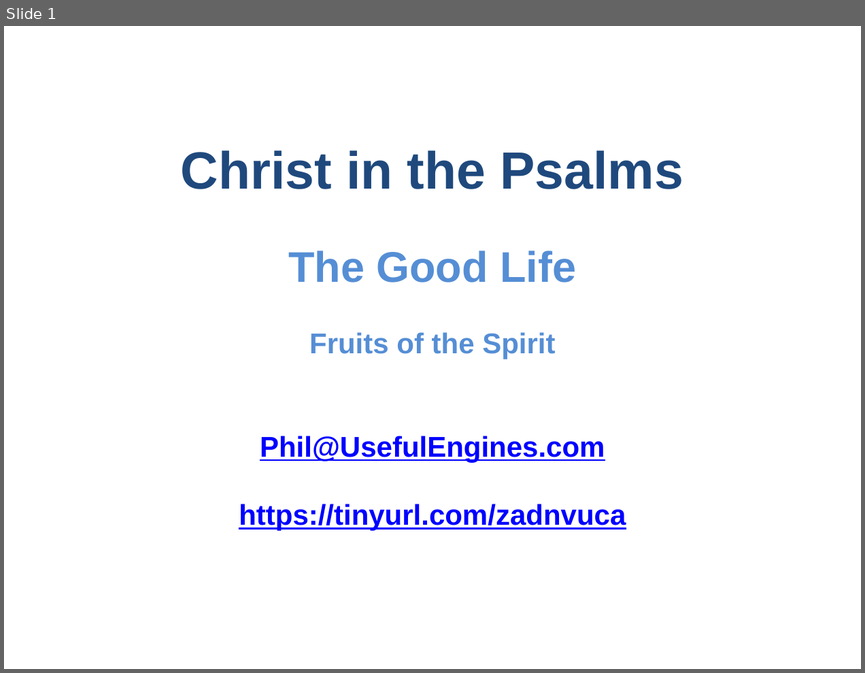
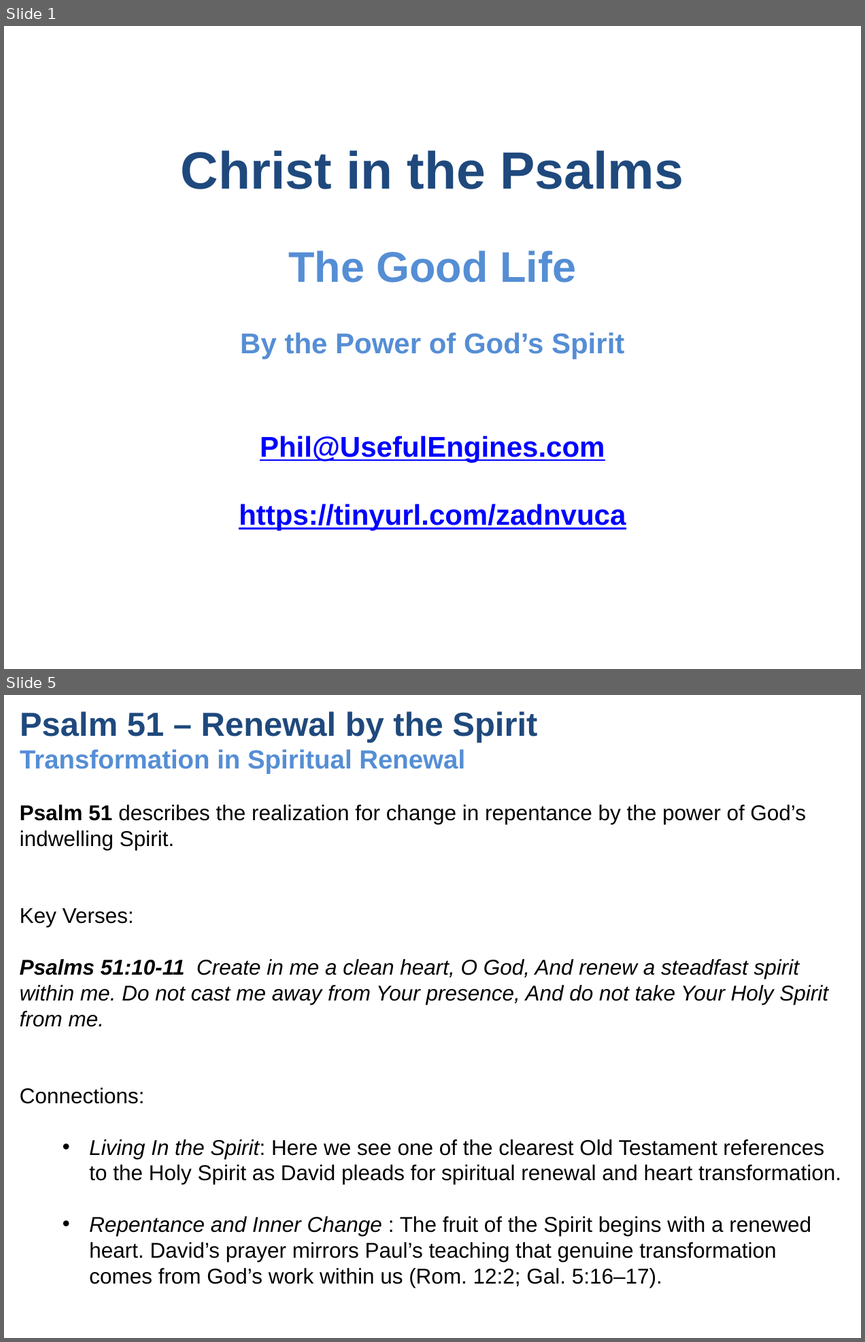
Before and after one commit to UsefulEngines/EvangelismPublic, a slide deck: 2024-Q4/2024-12-29/2024-12-29-Psalms.pptx. Shown one above the other, each under a label of ours: slide 1 before the commit, slides 1 and 5 after it; the slides between them are not shown. The pictures are 865x673 and 865x1342 pixels, drawn with LibreOffice and Linux fonts; fonts in the diff are those of the drawing. Boxes give left, top, right and bottom in pixels: in the first picture for what was removed or moved away, otherwise in the second. Text is boxed around its words. In the diff, an @@ line names an element or a change of style, - is before the commit and + after.

```diff
--- a/2024-Q4/2024-12-29/2024-12-29-Psalms.pptx
+++ b/2024-Q4/2024-12-29/2024-12-29-Psalms.pptx
@@ slide 5 added at [4, 695, 861, 1338], background #FFFFFF @@
@@ title added at [20, 711, 537, 774], 22 pt, text #558ED5, bold @@
+Psalm 51 – Renewal by the Spirit
+Transformation in Spiritual Renewal
@@ text added at [20, 804, 841, 1287], 18 pt, text #000000 @@
+Psalm 51 describes the realization for change in repentance by the power of God’s indwelling Spirit.
+Key Verses:
+Psalms 51:10-11 Create in me a clean heart, O God, And renew a steadfast spirit within me. Do not cast me away from Your presence, And do not take Your Holy Spirit from me.
+Connections:
+  • Living In the Spirit: Here we see one of the clearest Old Testament references to the Holy Spirit as David pleads for spiritual renewal and heart transformation.
+  • Repentance and Inner Change : The fruit of the Spirit begins with a renewed heart. David’s prayer mirrors Paul’s teaching that genuine transformation comes from God’s work within us (Rom. 12:2; Gal. 5:16–17).
@@ slide 1 changed as well @@
@@ text at [240, 332, 624, 359]: text changed @@
-Fruits of the Spirit
+By the Power of God’s Spirit
```
Also in this commit, not shown: 2 other slides changed, 5 other slides added, 8 slides removed, 1 other file.
